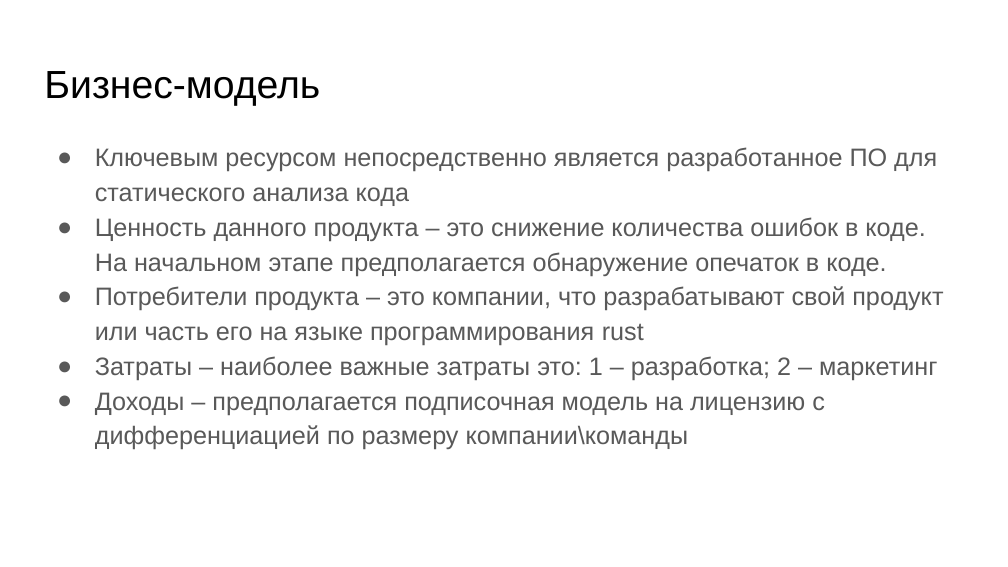
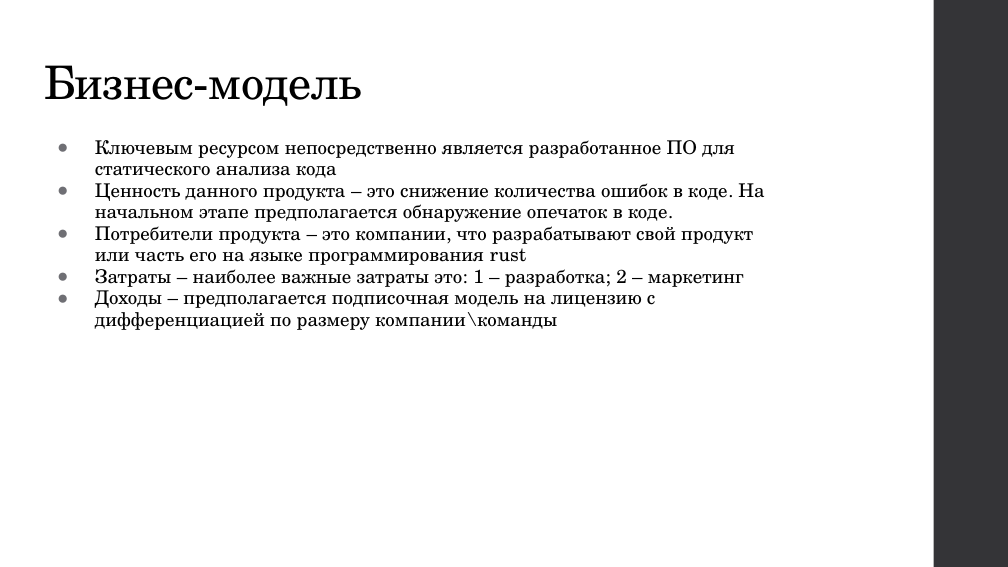
Before and after one commit to rogurotus/Project, a slide deck: slide 3 of Статический анализатор.pptx. Drawn at 1008x567 pixels with LibreOffice and Linux fonts; fonts in the diff are those of the drawing. Boxes give left, top, right and bottom in pixels: in the first picture for what was removed or moved away, otherwise in the second. Text is boxed around its words. In the diff, an @@ line names an element or a change of style, - is before the commit and + after.

```diff
--- a/Статический анализатор.pptx
+++ b/Статический анализатор.pptx
@@ rectangle added at (x1=933, y1=0, x2=1008, y2=566), fill #353537 @@
@@ title "Бизнес-модель" at (x1=44, y1=65, x2=362, y2=106): size 28 to 33 pt, font Arial to TeX Gyre Schola, letter spacing 0 to -0.4 pt; line spacing 1 to 0.9 @@
@@ text "Ключевым ресурсом непосредственно является разработанное ..." at (x1=95, y1=140, x2=764, y2=330): size 18 to 13.5 pt, font Arial to TeX Gyre Schola, text colour #595959 to #000000, letter spacing 0 to 0.1 pt; line spacing 1.15 to 0.95; bullet colour #595959 to #6F6F74 @@
```
Also in this commit, not shown: 6 other slides changed, 3 slides added.
